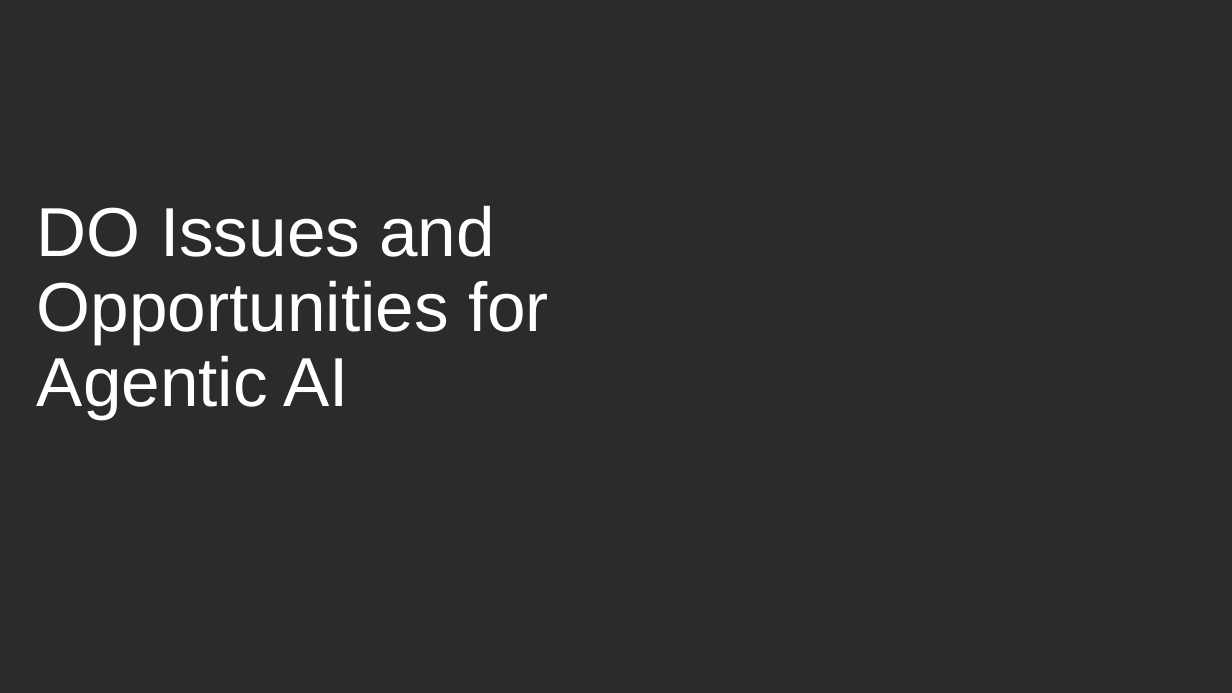
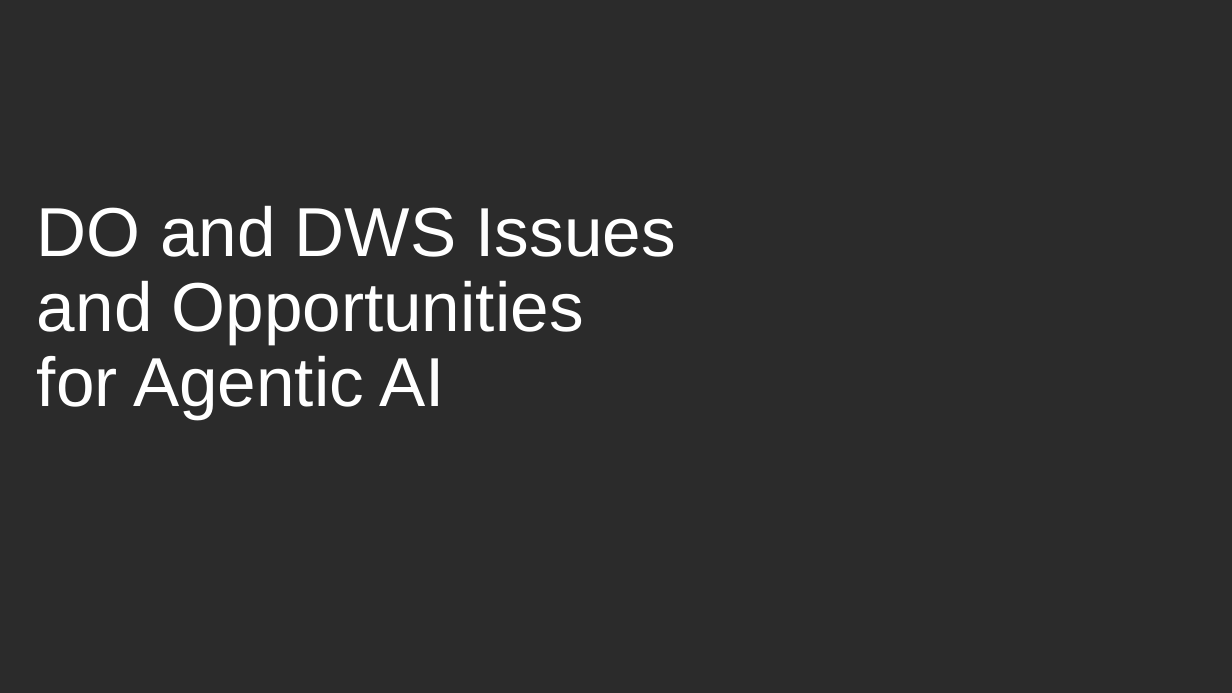
Before and after one commit to ramanikumarvit/RamaniK, a slide deck: slide 1 of DO Issues and Opportunities for Agentic AI.pptx. Drawn at 1232x693 pixels with LibreOffice and Linux fonts; fonts in the diff are those of the drawing; background and template pictures are left out; a plain dark background stands for a picture behind light text. Boxes give left, top, right and bottom in pixels: in the first picture for what was removed or moved away, otherwise in the second. Text is boxed around its words. In the diff, an @@ line names an element or a change of style, - is before the commit and + after.

```diff
--- a/DO Issues and Opportunities for Agentic AI.pptx
+++ b/DO Issues and Opportunities for Agentic AI.pptx
@@ title at bbox=[37, 205, 676, 418]: text changed @@
-DO Issues and Opportunities for Agentic AI
+DO and DWS Issues and Opportunities for Agentic AI
```
Also in this commit, not shown: 2 other slides changed, 5 slides added, 5 slides removed.
